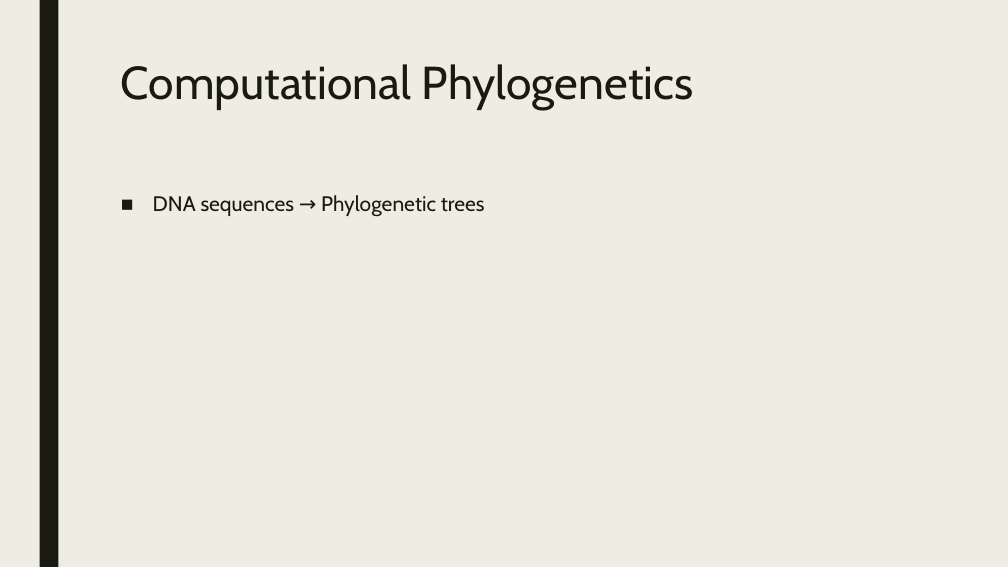
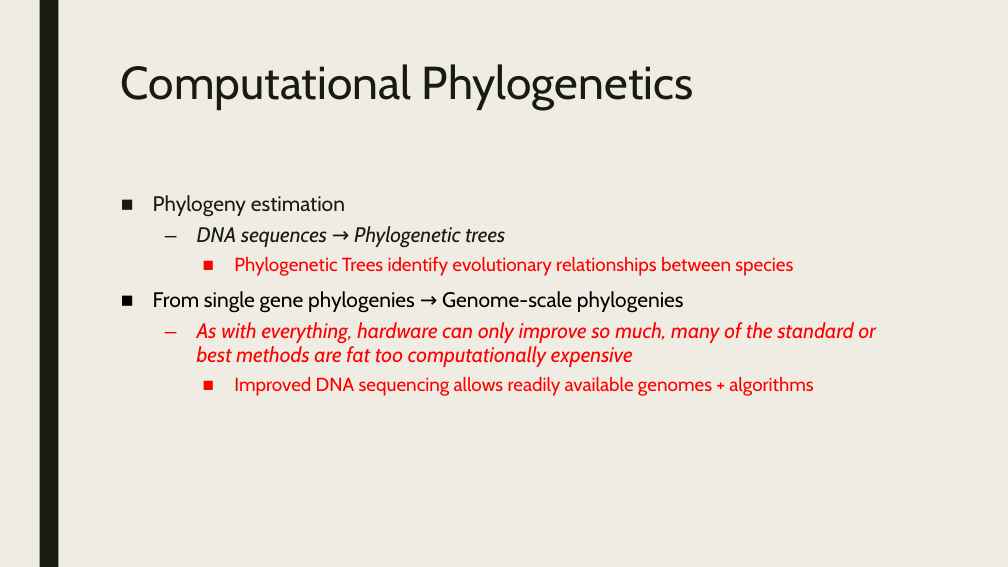
Before and after one commit to itsdlow/PhyloTools, a slide deck: slide 3 of Surveying_Phylogenetic_Forests.pptx. Drawn at 1008x567 pixels with LibreOffice and Linux fonts; fonts in the diff are those of the drawing. Boxes give left, top, right and bottom in pixels: in the first picture for what was removed or moved away, otherwise in the second. Text is boxed around its words. In the diff, an @@ line names an element or a change of style, - is before the commit and + after.

```diff
--- a/Surveying_Phylogenetic_Forests.pptx
+++ b/Surveying_Phylogenetic_Forests.pptx
@@ text at [153, 195, 345, 217]: paragraph added @@
+■ Phylogeny estimation
@@ text at [197, 226, 505, 247]: italic on in "DNA sequences → Phylogenetic trees"; bullet ■ to –; list level 1 to 2 in "DNA sequences → Phylogenetic trees" @@
@@ text at [153, 257, 876, 396]: paragraphs added @@
+    ■ Phylogenetic Trees identify evolutionary relationships between species
+■ From single gene phylogenies → Genome-scale phylogenies
+  – As with everything, hardware can only improve so much, many of the standard or best methods are fat too computationally expensive
+    ■ Improved DNA sequencing allows readily available genomes + algorithms
```
Also in this commit, not shown: 2 other slides changed, 3 slides added, 3 other files.
